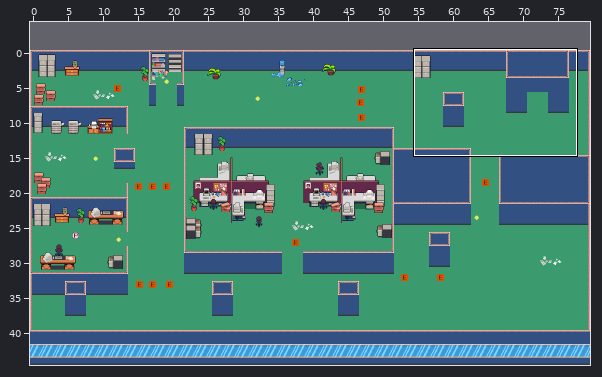
An edit to a level. Tiled map, project/map/level2.tmx. Above, an overview of the earlier version with the close-up marked.
Close-up. Before the edit:
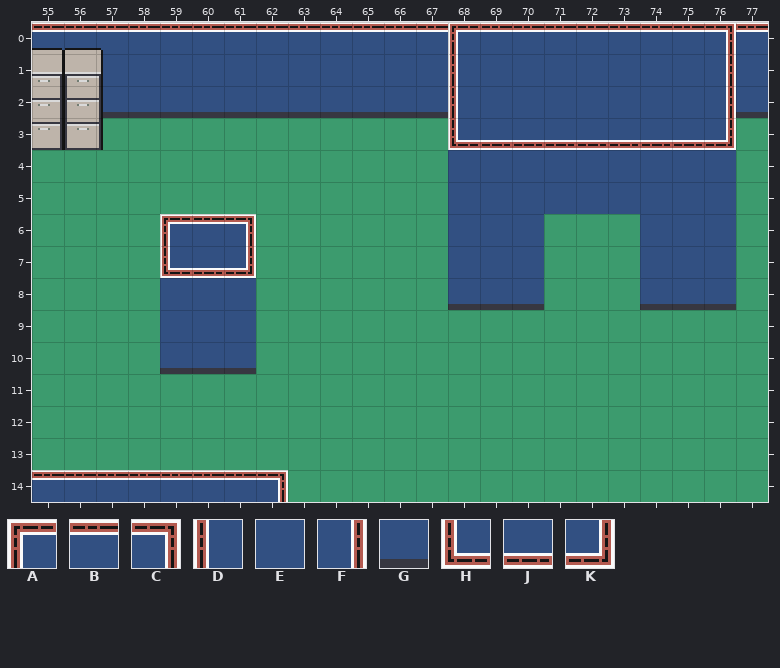
Cells are 16x16 px. Shown: x 55..77, y 0..14. The commit also changed other parts of the map, which this record leaves out.
Key: from "GGJ_background": A 281, B 283, C 294, D 321, E 322, F 334, G 362, H 554, J 555, K 556.
_ is an empty cell, # one hidden under a higher layer.
Layers that did not change in this view are not listed.
Layer "tileLayerWalls" before, first column x 55:
 0 BBBBBBBBBBBBBABBBBBBBCB
 1 EEEEEEEEEEEEEDEEEEEEEFE
 2 GGGGGGGGGGGGGDEEEEEEEFG
 3 _____________HJJJJJJJK_
 4 _____________EEEEEEEEE_
 5 _____________EEEEEEEEE_
 6 ____###______EEE___EEE_
 7 ____HJK______EEE___EEE_
 8 ____EEE______GGG___GGG_
 9 ____EEE________________
10 ____GGG________________
11 _______________________
12 _______________________
13 _______________________
14 ########_______________
After:
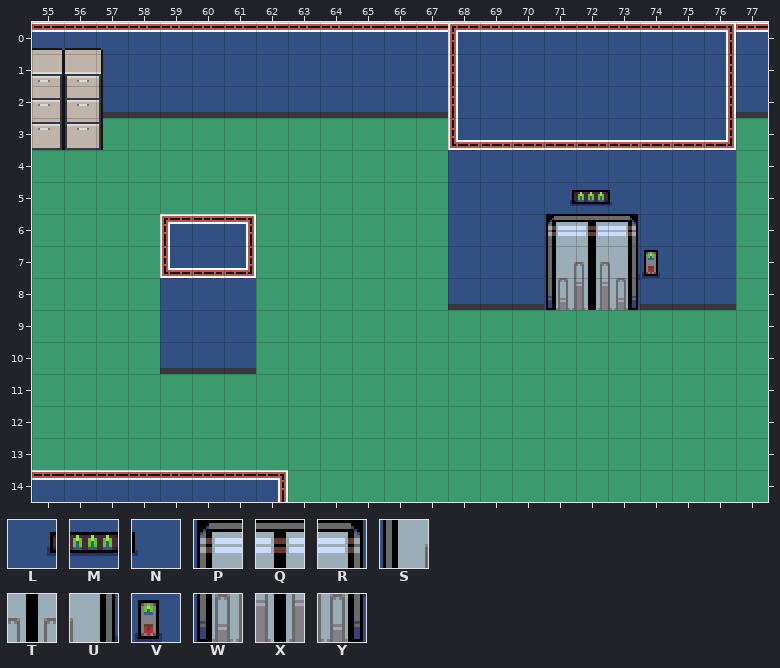
Further tiles: from "elevatorTileset": L 0, M 1, N 2, P 18, Q 19, R 20, S 36, T 37, U 38, V 48, W 54, X 55, Y 56.
The edit:
Layer "tileLayerWalls":
The edit turns tile E into tile L in row 5 at x 71.
The edit turns tile E into tile M in row 5 at x 72.
The edit turns tile E into tile N in row 5 at x 73.
There is now tile P in row 6 at x 71.
There is now tile Q in row 6 at x 72.
There is now tile R in row 6 at x 73.
There is now tile S in row 7 at x 71.
There is now tile T in row 7 at x 72.
There is now tile U in row 7 at x 73.
The edit turns tile E into tile V in row 7 at x 74.
There is now tile W in row 8 at x 71.
There is now tile X in row 8 at x 72.
There is now tile Y in row 8 at x 73.
Boxes around the changes in both close-ups, in picture pixels (x1, y1, x2, y2):
changed: (544, 190, 660, 310)
